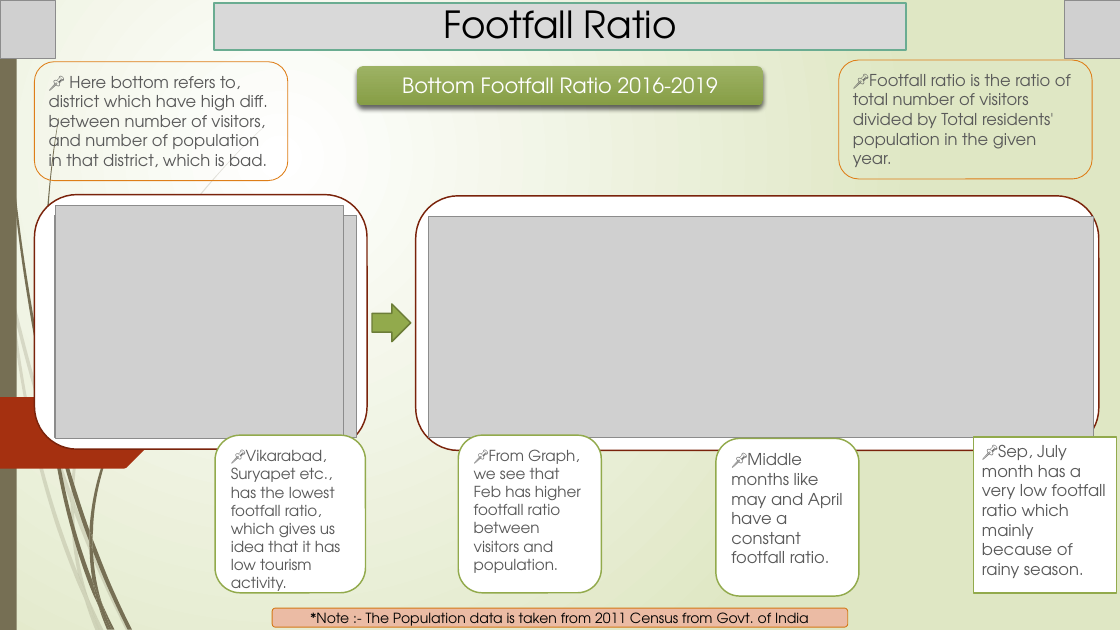
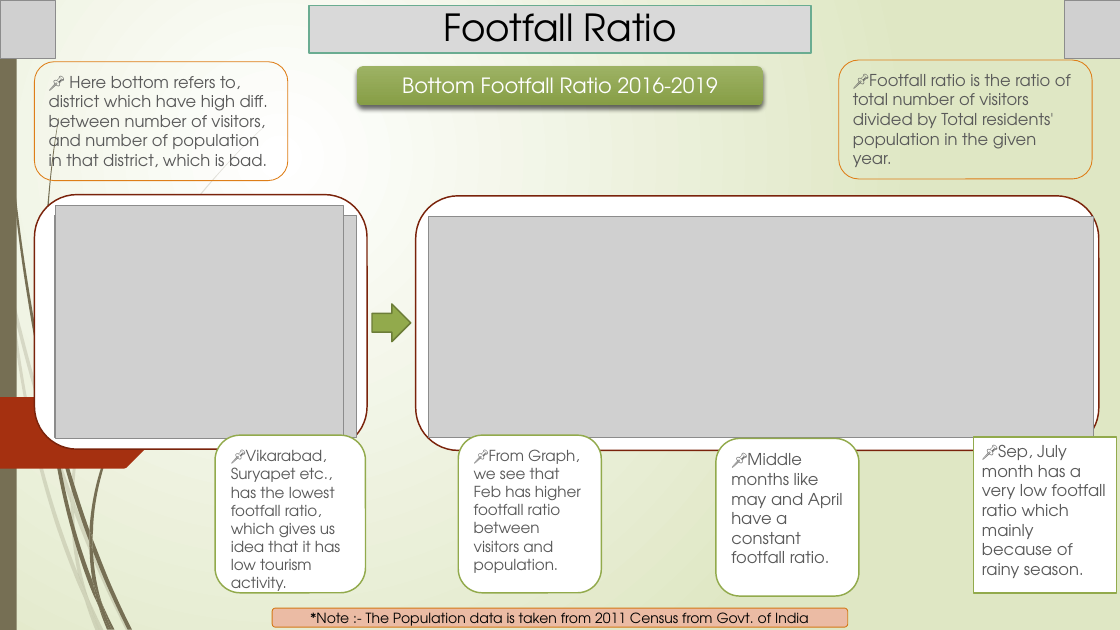
Before and after one commit to Kartik-Lohar/Telangana_Tourism, a slide deck: slide 14 of Tourism Challenge by Codebasics.pptx (slide 13 before the commit). Drawn at 1120x630 pixels with LibreOffice and Linux fonts; fonts in the diff are those of the drawing; grey boxes stand for pictures. Boxes give left, top, right and bottom in pixels: in the first picture for what was removed or moved away, otherwise in the second. Text is boxed around its words. In the diff, an @@ line names an element or a change of style, - is before the commit and + after.

```diff
--- a/Tourism Challenge by Codebasics.pptx
+++ b/Tourism Challenge by Codebasics.pptx
@@ title "Footfall Ratio": place and size @@
-title "Footfall Ratio" at [214,3,907,50]
+title "Footfall Ratio" at [309,5,811,52]
```
Also in this commit, not shown: 10 other slides changed, 1 slide added, 1 slide removed, 1 other file.
